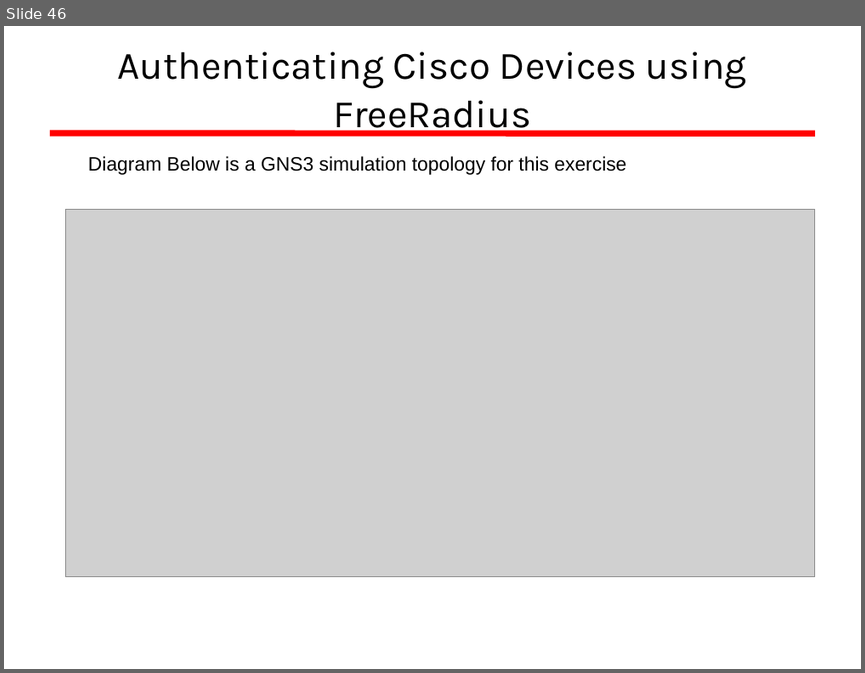
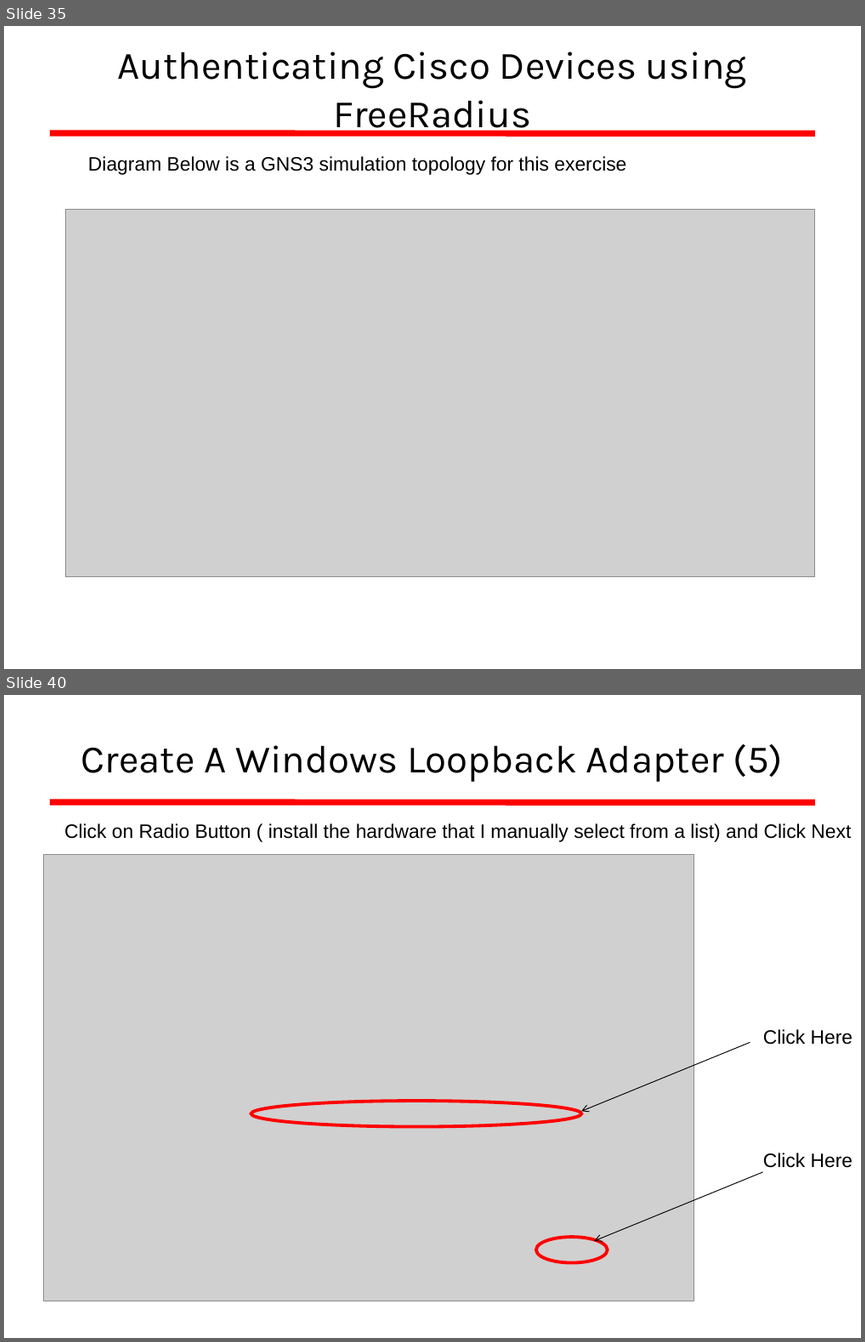
Before and after one commit to afnog/afnog.github.io, a slide deck: sse/radius/radius_presentation.ppt. Shown one above the other, each under a label of ours: slide 46 before the commit, slides 35 and 40 after it; the slides between them are not shown. The pictures are 865x673 and 865x1342 pixels, drawn with LibreOffice and Linux fonts; fonts in the diff are those of the drawing; grey boxes stand for pictures; background and template pictures are left out. Boxes give left, top, right and bottom in pixels: in the first picture for what was removed or moved away, otherwise in the second. Text is boxed around its words. In the diff, an @@ line names an element or a change of style, - is before the commit and + after.

```diff
--- a/sse/radius/radius_presentation.ppt
+++ b/sse/radius/radius_presentation.ppt
@@ slide 40 added at (4,695,861,1338), background #FFFFFF; not listed: 1 template element that a slide beside it also shows @@
@@ title added at (81,744,783,782), 36 pt, text #000000 @@
+Create A Windows Loopback Adapter (5)
@@ text added at (64,823,851,842), 18 pt, text #000000 @@
+Click on Radio Button ( install the hardware that I manually select from a list) and Click Next
@@ picture added at (44,855,693,1301) @@
@@ arrow added from (750, 1043) to (582, 1111), #000000 0.74 pt @@
@@ text added at (763,1029,853,1044), 18 pt, text #000000 @@
+Click Here
@@ ellipse added at (251,1100,582,1127), outline #FF0000 3 pt @@
@@ text added at (763,1152,853,1168), 18 pt, text #000000 @@
+Click Here
@@ arrow added from (763, 1172) to (594, 1241), #000000 0.74 pt @@
@@ ellipse added at (537,1237,608,1263), outline #FF0000 3 pt @@
@@ what was slide 46 is now slide 35 @@
```
Also in this commit, not shown: 5 slides changed, 34 other slides added, 16 slides removed.
